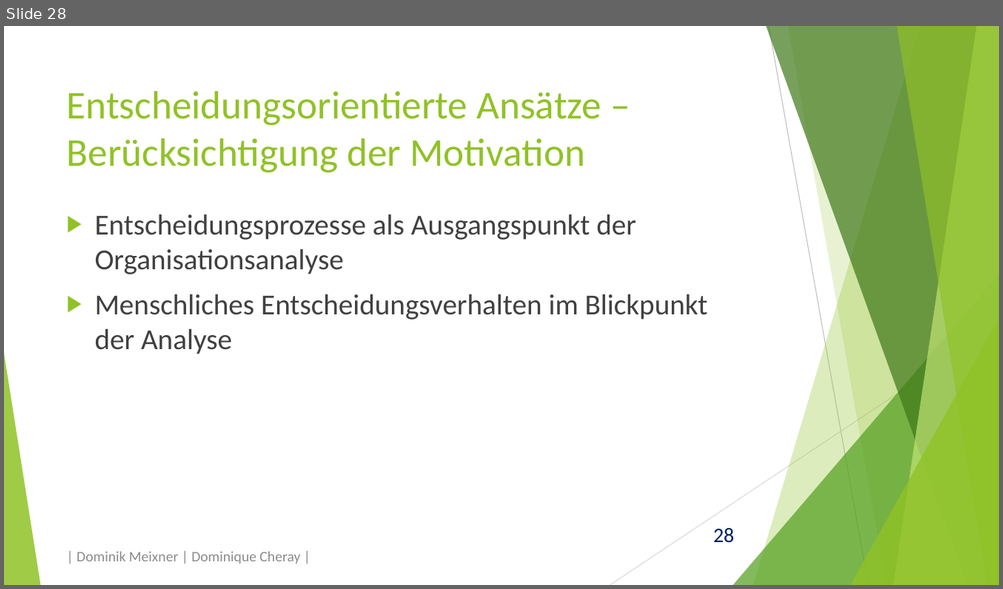
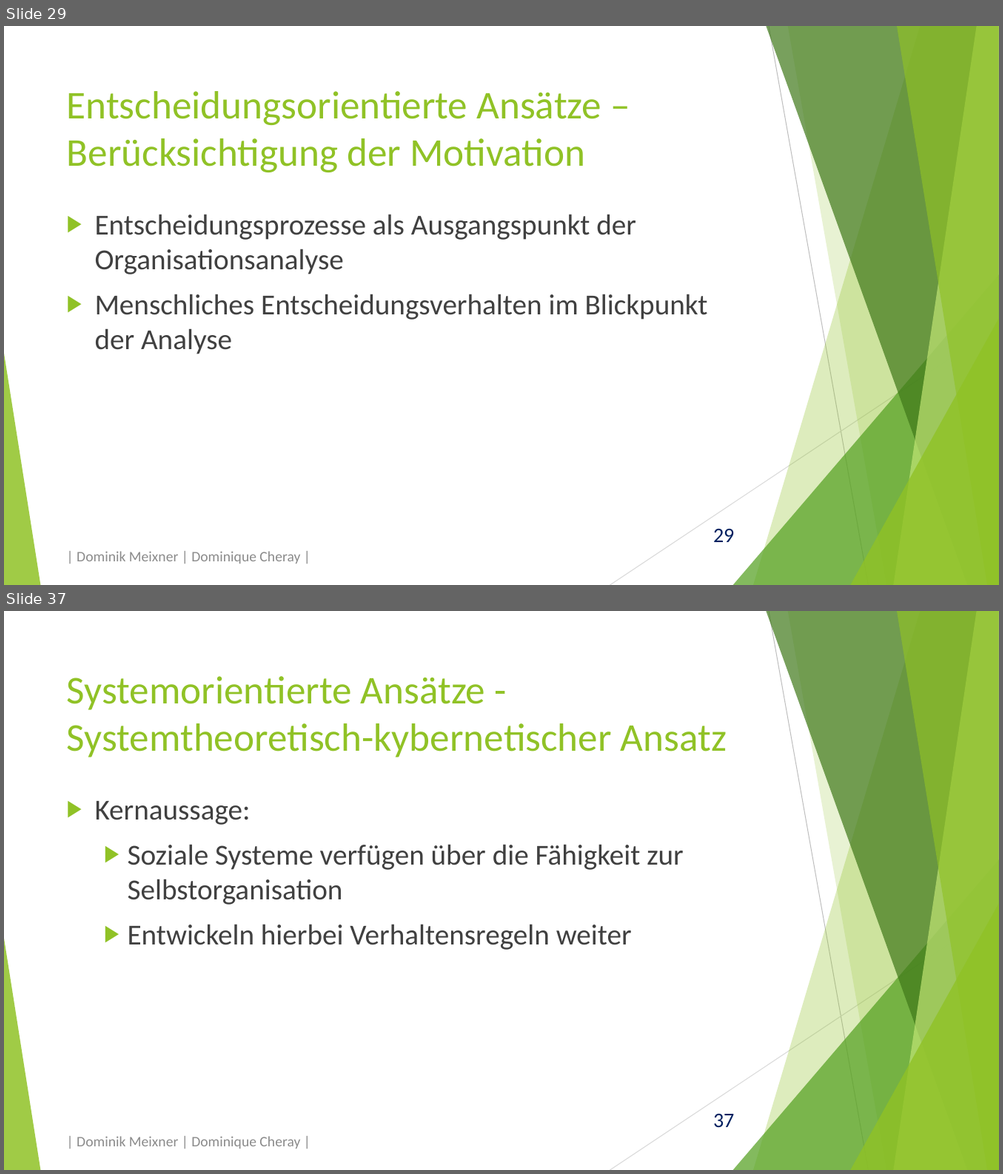
Before and after one commit to domeix/BlaBla, a slide deck: OrgatheoretAns/OrgatheoretAnsPraes.pptx. Shown one above the other, each under a label of ours: slide 28 before the commit, slides 29 and 37 after it; the slides between them are not shown. The pictures are 1003x589 and 1003x1174 pixels, drawn with LibreOffice and Linux fonts; fonts in the diff are those of the drawing. Boxes give left, top, right and bottom in pixels: in the first picture for what was removed or moved away, otherwise in the second. Text is boxed around its words. In the diff, an @@ line names an element or a change of style, - is before the commit and + after.

```diff
--- a/OrgatheoretAns/OrgatheoretAnsPraes.pptx
+++ b/OrgatheoretAns/OrgatheoretAnsPraes.pptx
@@ slide 37 added at [4,611,999,1170], background #FFFFFF; not listed: 11 template elements that a slide beside it also shows @@
@@ title added at [67,676,726,758], 38 pt, text #90C226 @@
+Systemorientierte Ansätze - Systemtheoretisch-kybernetischer Ansatz
@@ text added at [95,801,683,950], 28 pt, text #404040 @@
+▶ Kernaussage:
+  ▶ Soziale Systeme verfügen über die Fähigkeit zur Selbstorganisation
+  ▶ Entwickeln hierbei Verhaltensregeln weiter
@@ text added at [77,1136,300,1149], 14 pt, text #8C8C8C @@
+| Dominik Meixner | Dominique Cheray |
@@ what was slide 28 is now slide 29 @@
@@ page number at [713,528,734,543]: text changed @@
-28
+29
```
Also in this commit, not shown: 9 slides changed, 14 other slides added, 1 other file.
